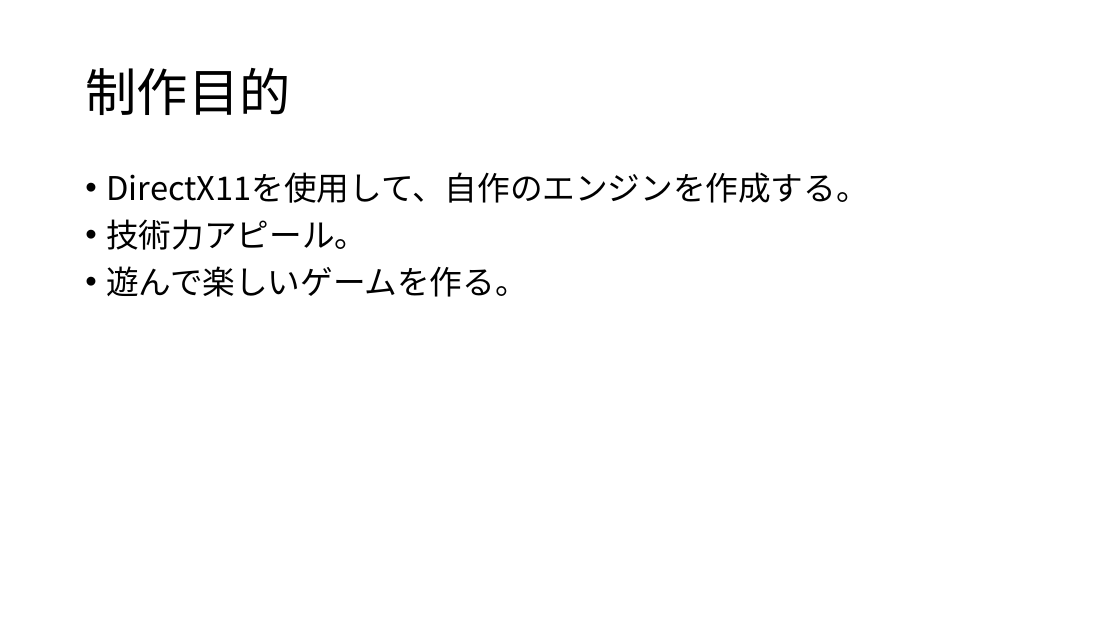
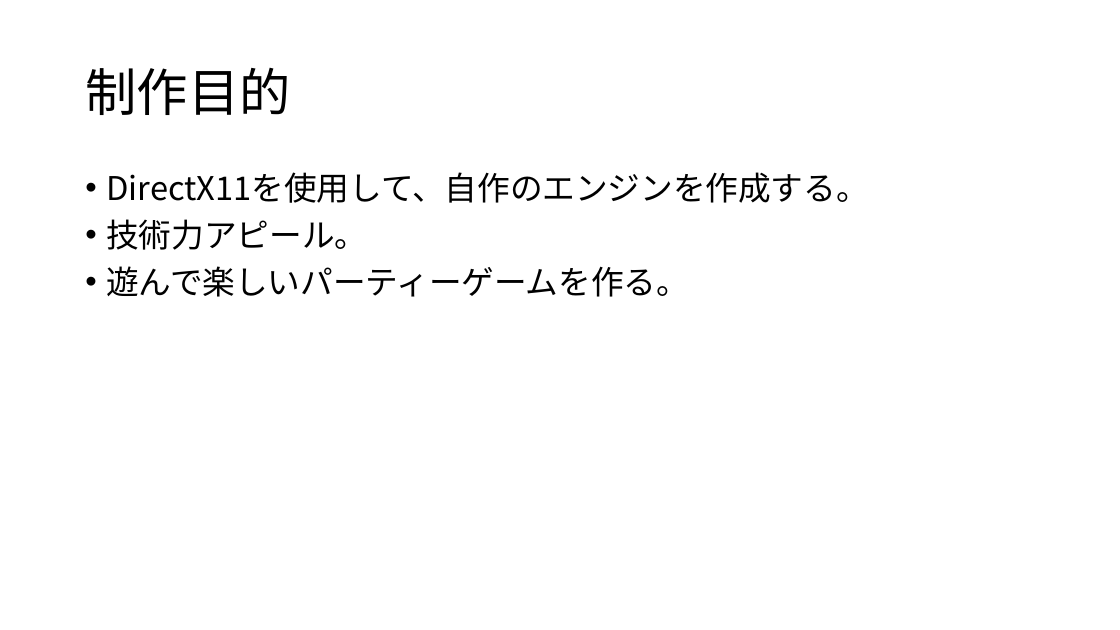
Before and after one commit to kyotento/KyotEngine, a slide deck: slide 2 of ポートフォリオ(仮).pptx. Drawn at 1120x630 pixels with LibreOffice and Linux fonts; fonts in the diff are those of the drawing. Boxes give left, top, right and bottom in pixels: in the first picture for what was removed or moved away, otherwise in the second. Text is boxed around its words. In the diff, an @@ line names an element or a change of style, - is before the commit and + after.

```diff
--- a/ポートフォリオ(仮).pptx
+++ b/ポートフォリオ(仮).pptx
@@ text at bbox=[106, 266, 689, 297]: text changed @@
-• 遊んで楽しいゲームを作る。
+• 遊んで楽しいパーティーゲームを作る。
```
Also in this commit, not shown: 2 other slides changed, 1 slide added, 3 slides removed, 6 other files.
